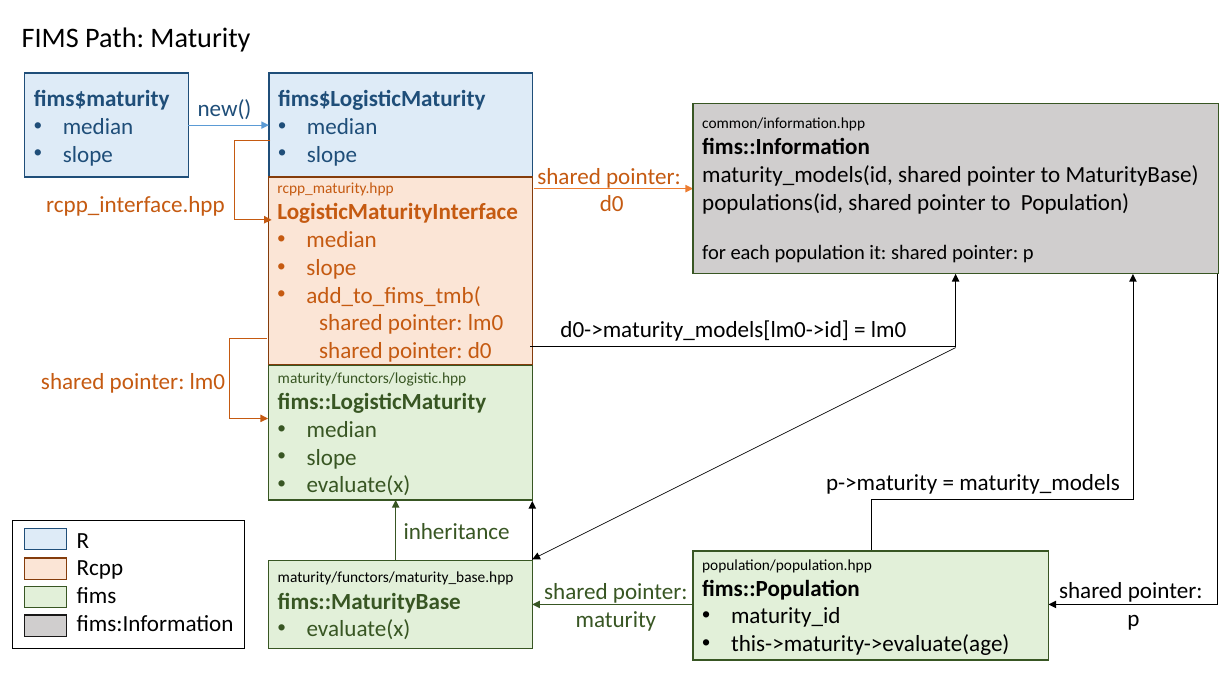
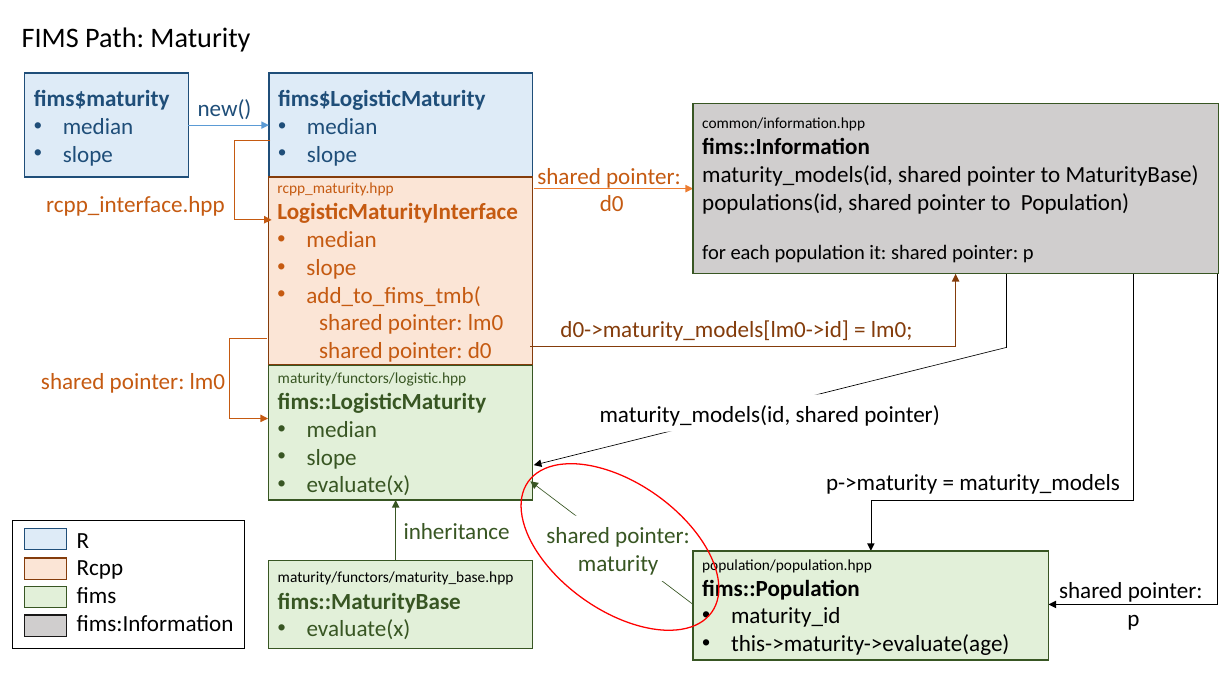
Before and after one commit to NOAA-FIMS/FIMS, a slide deck: slide 8 of vignettes/figures/fims-path-maturity.pptx (slide 5 before the commit). Drawn at 1232x693 pixels with LibreOffice and Linux fonts; fonts in the diff are those of the drawing. Boxes give left, top, right and bottom in pixels: in the first picture for what was removed or moved away, otherwise in the second. Text is boxed around its words. In the diff, an @@ line names an element or a change of style, - is before the commit and + after.

```diff
--- a/vignettes/figures/fims-path-maturity.pptx
+++ b/vignettes/figures/fims-path-maturity.pptx
@@ elbow arrow (531, 347) - (956, 274): stroke #000000 0.5 pt to #843C0B 0.5 pt @@
@@ elbow arrow moved from (871, 561) - (1133, 274) to (871, 551) - (1133, 274) @@
@@ elbow arrow (871, 551) - (1133, 274): arrowheads changed @@
@@ arrow moved from (532, 501) - (532, 561) to (1006, 348) - (1006, 274) @@
@@ arrow (1006, 348) - (1006, 274): arrow to line @@
@@ text at (560, 320, 913, 341): text changed; text colour #000000 to #843C0B @@
-d0->maturity_models[lm0->id] = lm0
+d0->maturity_models[lm0->id] = lm0;
@@ arrow moved from (532, 559) - (956, 348) to (534, 465) - (1006, 348) @@
@@ text added at (600, 405, 940, 426), 18 pt, text #000000 @@
+maturity_models(id, shared pointer)
@@ ellipse added at (491, 430, 748, 664), outline #FF0000 1 pt @@
@@ arrow moved from (532, 604) - (693, 604) to (531, 482) - (693, 604) @@
@@ text "shared pointer: maturity" rewrapped from (544, 583, 688, 631) to (546, 523, 690, 575) @@
```
Also in this commit, not shown: 3 slides added, 5 other files.
